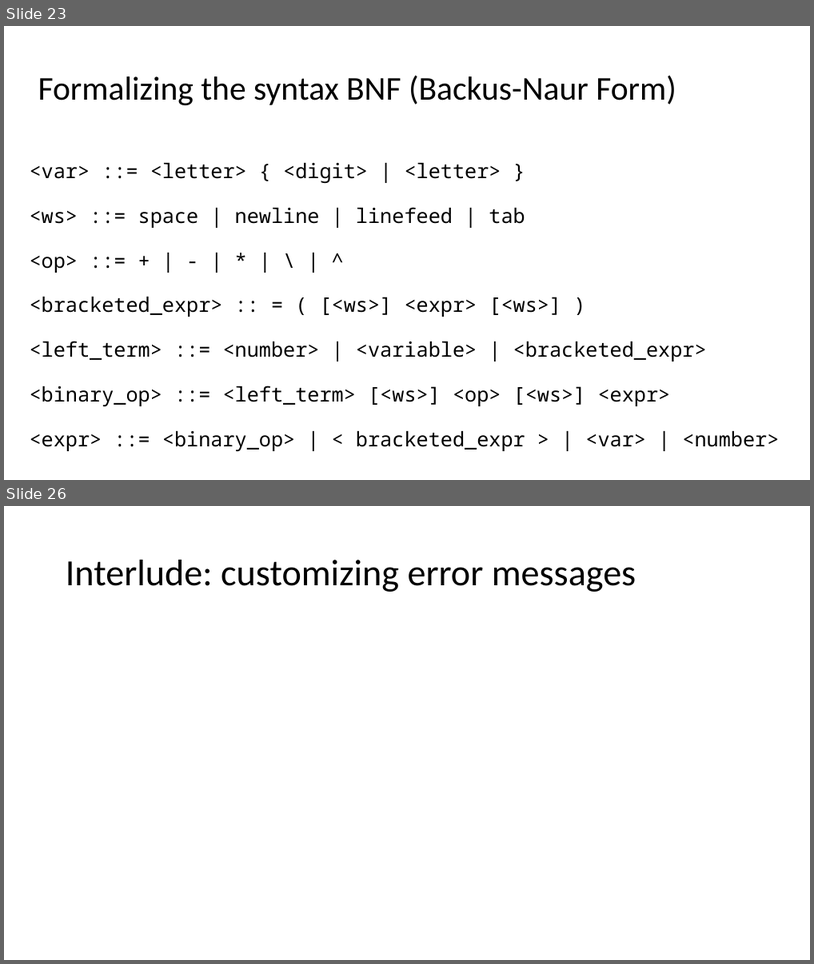
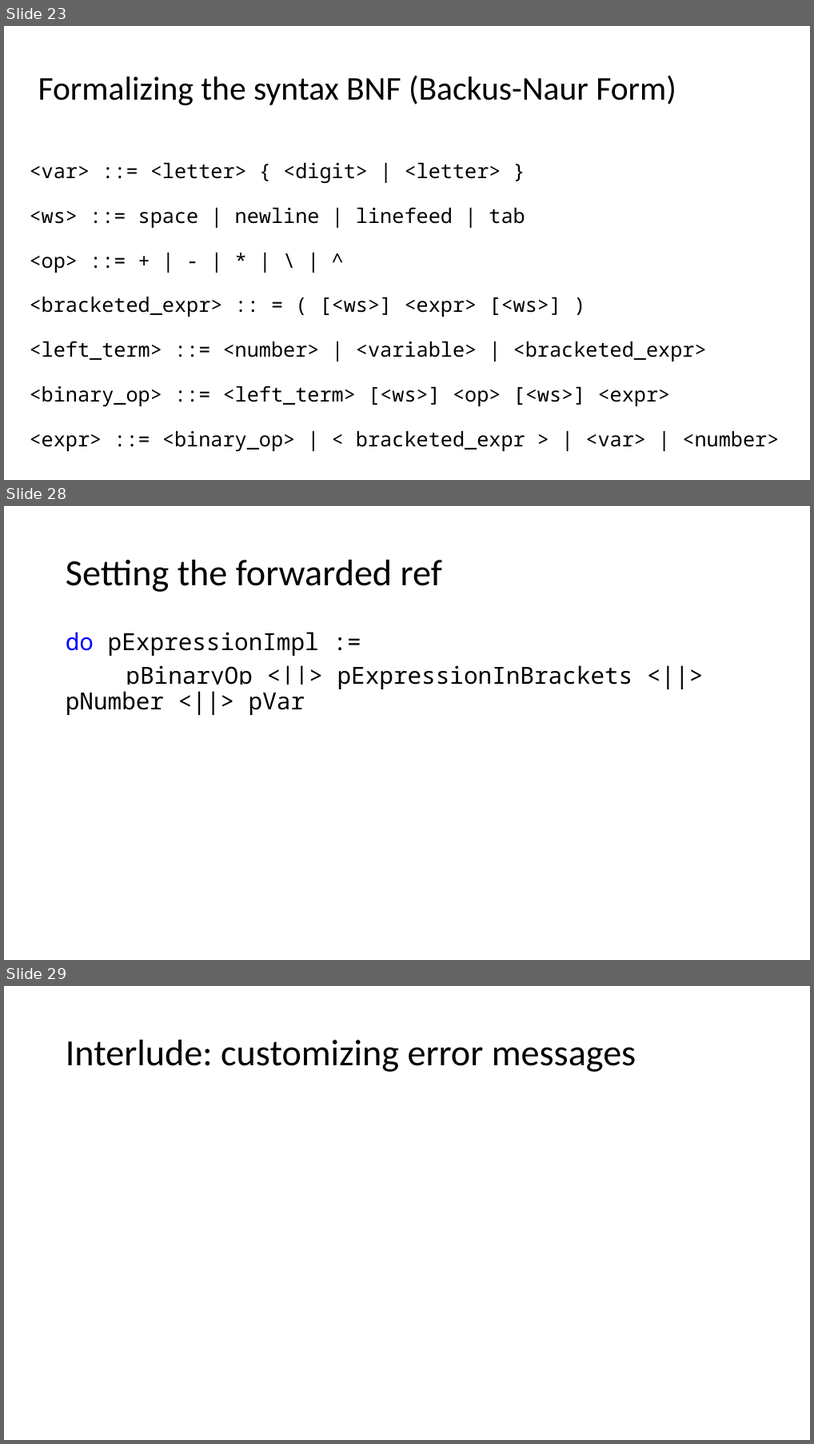
Before and after one commit to atiboros/PracticalFParsec, a slide deck: Slides/Practical FParsec V2.pptx. Shown one above the other, each under a label of ours: slides 23 and 26 before the commit, slides 23, 28 and 29 after it; the slides between them are not shown. The pictures are 814x964 and 814x1444 pixels, drawn with LibreOffice and Linux fonts; fonts in the diff are those of the drawing. Boxes give left, top, right and bottom in pixels: in the first picture for what was removed or moved away, otherwise in the second. Text is boxed around its words. In the diff, an @@ line names an element or a change of style, - is before the commit and + after.

Commit message:
Completed simple expression

```diff
--- a/Slides/Practical FParsec V2.pptx
+++ b/Slides/Practical FParsec V2.pptx
@@ slide 28 added at (4,506,810,960), background #FFFFFF @@
@@ title added at (66,560,442,592), 44 pt, text #000000 @@
+Setting the forwarded ref
@@ text added at (66,632,634,715), 28 pt, text #000000 @@
+do pExpressionImpl :=
+pBinaryOp <||> pExpressionInBrackets <||> pNumber <||> pVar
@@ what was slide 26 is now slide 29 @@
```
Also in this commit, not shown: 1 slide changed, 4 other slides added, 2 slides removed, 2 other files.
